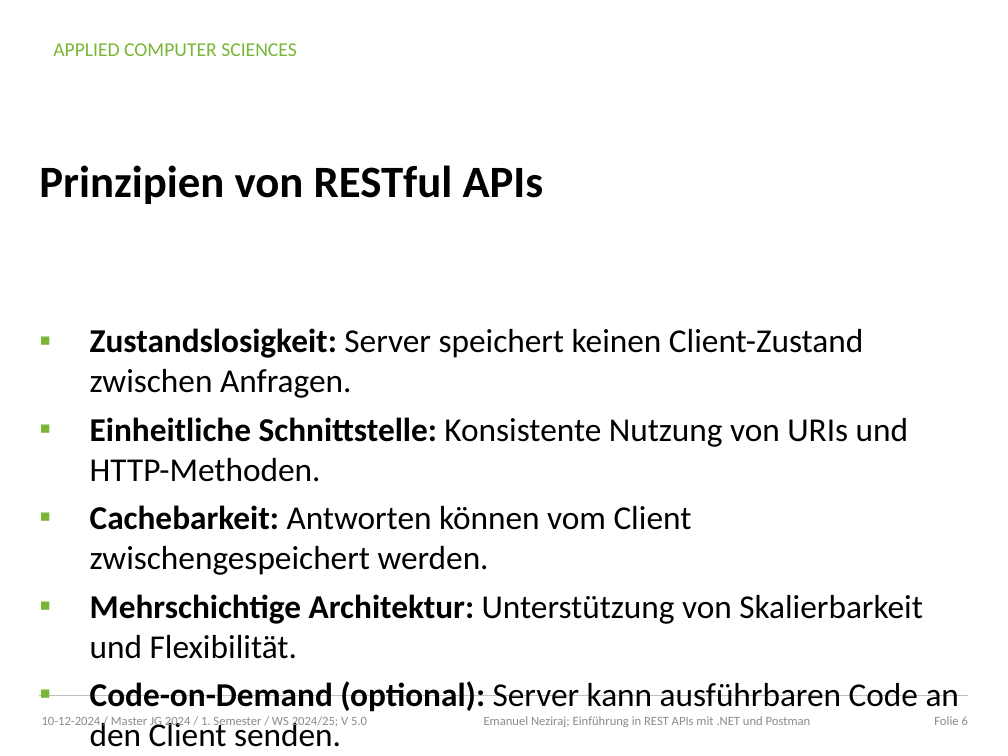
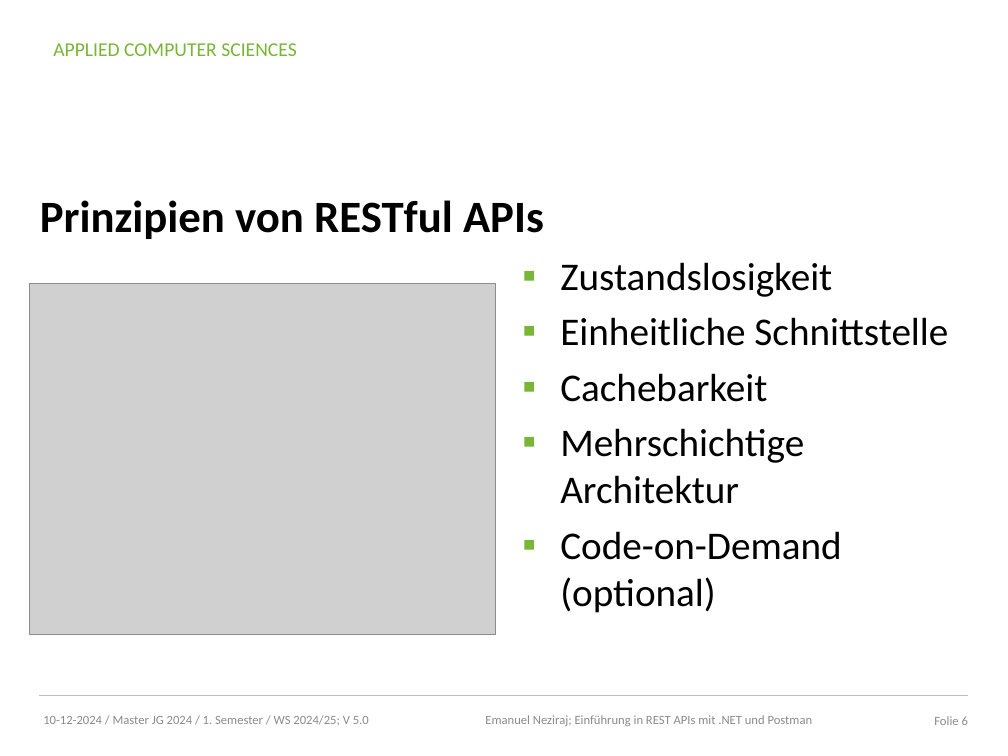
Before and after one commit to emanuelneziraj/techdemo-restapi, a slide deck: slide 6 of Präsentation-REST-API.pptx. Drawn at 1008x756 pixels with LibreOffice and Linux fonts; fonts in the diff are those of the drawing; grey boxes stand for pictures; background and template pictures are left out. Boxes give left, top, right and bottom in pixels: in the first picture for what was removed or moved away, otherwise in the second. Text is boxed around its words. In the diff, an @@ line names an element or a change of style, - is before the commit and + after.

```diff
--- a/Präsentation-REST-API.pptx
+++ b/Präsentation-REST-API.pptx
@@ title "Prinzipien von RESTful APIs": place and size @@
-title "Prinzipien von RESTful APIs" at <box>39,165,544,204</box>
+title "Prinzipien von RESTful APIs" at <box>40,200,544,239</box>
@@ title "Prinzipien von RESTful APIs" at <box>40,200,544,239</box>: vertical alignment top to bottom @@
@@ text at <box>560,262,948,613</box>: text changed; size 23.8 to 28 pt @@
-▪ Zustandslosigkeit: Server speichert keinen Client-Zustand zwischen Anfragen.
-▪ Einheitliche Schnittstelle: Konsistente Nutzung von URIs und HTTP-Methoden.
-▪ Cachebarkeit: Antworten können vom Client zwischengespeichert werden.
-▪ Mehrschichtige Architektur: Unterstützung von Skalierbarkeit und Flexibilität.
-▪ Code-on-Demand (optional): Server kann ausführbaren Code an den Client senden.
+▪ Zustandslosigkeit
+▪ Einheitliche Schnittstelle
+▪ Cachebarkeit
+▪ Mehrschichtige Architektur
+▪ Code-on-Demand (optional)
@@ picture added at <box>30,283,496,635</box> @@
@@ more space between paragraphs in 3 elements at <box>934,716,968,725</box>, <box>43,715,369,725</box>, <box>485,715,813,726</box> @@
```
Also in this commit, not shown: 5 other slides changed.
